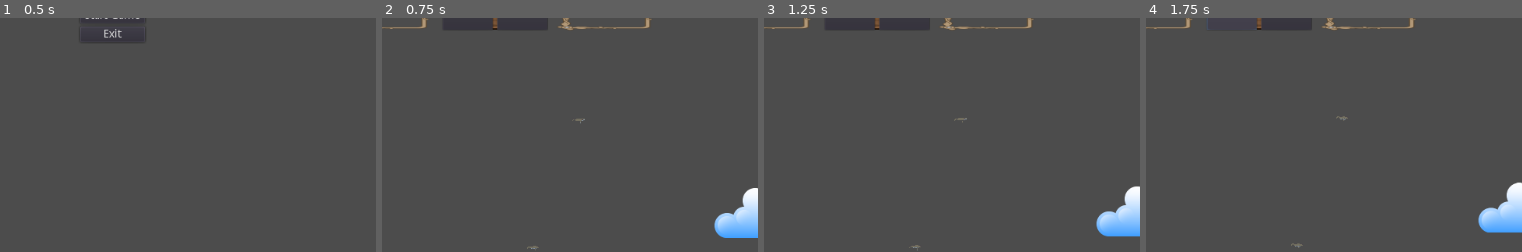
Above: before the commit, frames 1-4 (left to right).
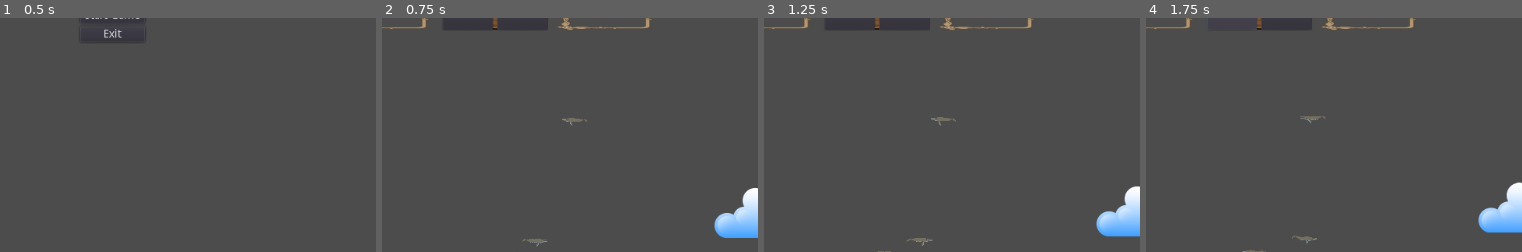
Above: after the commit, the same moments.

Repository: LaffertyDev/SkyHigh
Game: Godot game, scene res://game_menu/main_menu.tscn
Two runs of this game, one before a commit and one after it. Both use one fixed random seed, a clock stepped at 60 frames per second and the inputs below. A sky picture missing from this copy of the repository is replaced by a grey-blue gradient.
Inputs:
- Up to frame 1 (0.5 s): no input
- Up to frame 2 (0.75 s): click "Start Game" at 0.5 s
- Up to frame 3 (1.25 s): no input
- Up to frame 4 (1.75 s): click "B" at 1.25 s
The pictures show only the part of the screen within x 33-83%, y 50-100%; the shares and areas given below are measured in that part.

Frame 1 is identical in both runs. In frame 2, 0.2% of the frame differs, in the area x 37-55%, y 42-100%; in frame 3, 0.2%; in frame 4, 0.3%, in the area x 25-54%, y 41-100%.

Commit message:
Whales rotate

Diff:
--- a/units/whale/whale.gd
+++ b/units/whale/whale.gd
@@ -1,11 +1,21 @@
-extends Area2D
+extends RigidBody2D
 
 export(int) var health = 1
+export(int) var min_speed = 10
+export(int) var max_speed = 100
 
 signal whale_died
 
 func _ready():
 	add_to_group("whales")
+	if randi() % 2 == 0:
+		print("go left")
+		$AnimatedSprite.flip_h = true
+		self.linear_velocity = Vector2(-rand_range(min_speed, max_speed), 0)
+	else:
+		print("go right")
+		self.linear_velocity = Vector2(rand_range(min_speed, max_speed), 0)
+
 
 func _on_Whale_input_event(viewport, event, shape_idx):
 	if event.is_action_pressed('click'):
--- a/units/whale/whale.tscn
+++ b/units/whale/whale.tscn
@@ -15,17 +15,20 @@
 } ]
 
 [sub_resource type="RectangleShape2D" id=2]
-extents = Vector2( 16.3425, 10 )
+extents = Vector2( 32.6392, 18.619 )
 
-[node name="Whale" type="Area2D"]
+[node name="Whale" type="RigidBody2D"]
+input_pickable = true
+gravity_scale = 0.0
 script = ExtResource( 5 )
 
 [node name="AnimatedSprite" type="AnimatedSprite" parent="."]
+scale = Vector2( 2, 1.5 )
 frames = SubResource( 1 )
 frame = 1
 playing = true
 
 [node name="CollisionShape2D" type="CollisionShape2D" parent="."]
-position = Vector2( -0.162128, 2.75614 )
 shape = SubResource( 2 )
 [connection signal="input_event" from="." to="." method="_on_Whale_input_event"]
+[connection signal="mouse_entered" from="." to="." method="_on_Whale_mouse_entered"]
